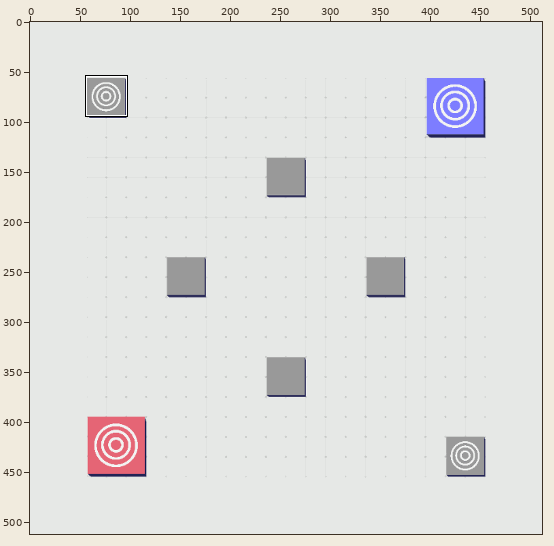
Two states of a sprite sheet, Assets/Resources/Sprites/_smallcross.png. The first picture is a wide view before the edit; the outline marks the close-up.
Close-up. Before the edit:
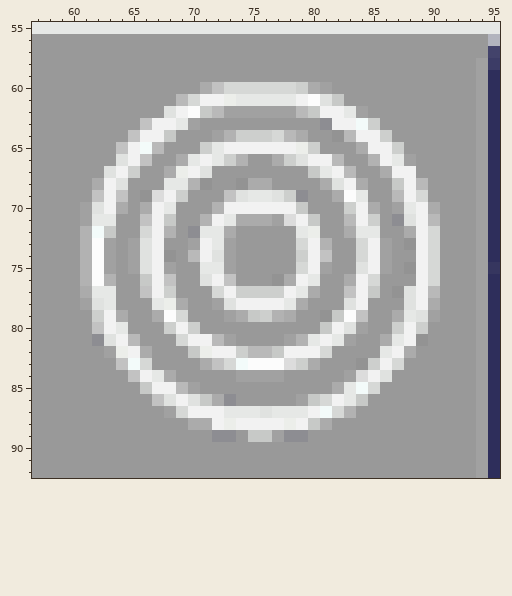
The file is 512x512 pixels. Colours within 5 levels of each other are drawn and written as one. Shown: x 57..95, y 55..92. The commit also changed other parts of the picture, which this record leaves out.
Once edited:
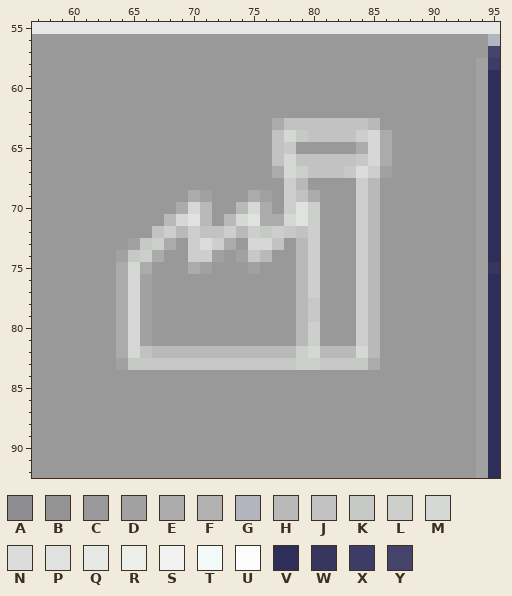
Palette (. is transparent): A #8d8d92  B #939393  C #999999  D #a1a1a1  E #ababab  F #b2b2b2  G #b2b4be  H #b9b9b9  J #c2c2c2  K #c7c9c7  L #cdcfcd  M #d6d8d6  N #dcdcdc  P #e0e2e0  Q #e6e8e6  R #eceeea  S #f2f2f2  T #f3fbfa  U #fcfcfc  V #2e2e5b  W #36365f  X #3c3c66  Y #43436b
Edits made:
@@ x 57..95 @@
 59 CCCCCCCCCCCCCCCCCCCCCCCCCCCCCCCCCCCCCDV
-60 CCCCCCCCCCCCCCEJMMMMMMLEDCCCCCCCCCCCCDV
-61 CCCCCCCCCCCCHMSSRQQQQQSUPKCCCCCCCCCCCDV
-62 CCCCCCCCCCCPSUKHDDDDDDHKSSQDCCCCCCCCCDV
-63 CCCCCCCCCJSSQDCCCCCCCCCCASSTLCCCCCCCCDV
-64 CCCCCCCCJSSKCCCDFLLLMHECCBHSSLCCCCCCCDV
-65 CCCCCCCJSTHCCCLQSSSSSSRLCCCESSLCCCCCCDV
-66 CCCCCCCPSJCCEQSQLFCCELPSSHCCFSQDCCCCCDV
-67 CCCCCCPSLCCERSPCCCCCCCCKQSHCCESSCCCCCDV
-68 CCCCCESPCCCQQFBCCBEECCCCEPSECCKSHCCCCDV
-69 CCCCCJSJCBNSLCCCJPQQPLACCEUQCCHSMCCCCDV
-70 CCCCDPSECESQCCCFSSSSSSKCCCLSECDQSECCCDV
-71 CCCCDQQCCJSKCCFSQEEEDNSKCCHSLCAPSHCCCDV
-72 CCCCFTKCCMSFCAQQECCCCCQRCCEQQCCESMCCCDV
-73 CCCCFUDCDPSCCDSQDCCCCCMSFCCMSDCBSMCCCDV
-74 CCCCFUDCDPSBCHSPDCCCCCLSJCCMSDCCSMCCCDV
-75 CCCCFUDCDPSDCCQQDCCCCCMSDCCPSDCBSMCCCDW
-76 CCCCFUFCCKSJCCPSJCCCBESQCCESMCCCSMCCCDV
-77 CCCCEQQCCJSLCCCMSLLLLSQECCJSKCBPSHCCCDV
-78 CCCCDPQCCCQRECCDPSSSSQECCCPSCCCPSECCCDV
-79 CCCCCLSECCEUMCCCDEKLFECCBKUJCCEQPDCCCDV
-80 CCCCCJSQCCCLSLCCCCCCCCCCKSPDCCLSLCCCCDV
-81 CCCCCAPSHCCCMSSHDCCCCDFQSQDCCEQSBCCCCDV
-82 CCCCCCDRSECCCKRSSLHHKSSSMCCCCQSECCCCCDV
-83 CCCCCCCJTMCCCCEJMTUUUNLECCCBLSMCCCCCCDV
-84 CCCCCCCCJSQECCCCCDDDDCCCCCDNSPCCCCCCCDV
-85 CCCCCCCCCKSSHDCCCCCCCCCCCEQTMCCCCCCCCDV
-86 CCCCCCCCCCJPSPKEACCCCCDKMSQKCCCCCCCCCDV
-87 CCCCCCCCCCCDMSSSQQQPQQQSTMFCCCCCCCCCCDV
-88 CCCCCCCCCCCCCEESRSSSSRSKECCCCCCCCCCCCDV
-89 CCCCCCCCCCCCCCCAACKKDAACCCCCCCCCCCCCCDV
+60 CCCCCCCCCCCCCCCCCCCCCCCCCCCCCCCCCCCCCDV
+61 CCCCCCCCCCCCCCCCCCCCCCCCCCCCCCCCCCCCCDV
+62 CCCCCCCCCCCCCCCCCCCCCCCCCCCCCCCCCCCCCDV
+63 CCCCCCCCCCCCCCCCCCCCEJJJJJJJHCCCCCCCCDV
+64 CCCCCCCCCCCCCCCCCCCCJMKJJJJLMECCCCCCCDV
+65 CCCCCCCCCCCCCCCCCCCCJKCCCCCEMECCCCCCCDV
+66 CCCCCCCCCCCCCCCCCCCCJMJJJJJKMECCCCCCCDV
+67 CCCCCCCCCCCCCCCCCCCCEMLJJJKNLDCCCCCCCDV
+68 CCCCCCCCCCCCCCCCCCCCCLHCCCCLHCCCCCCCCDV
+69 CCCCCCCCCCCCCEDCCCEDCLJECCCLHCCCCCCCCDV
+70 CCCCCCCCCCCCEMHCCHMECLPLCCCLHCCCCCCCCDV
+71 CCCCCCCCCCCHMPHCHMPEEMPLCCCLHCCCCCCCCDV
+72 CCCCCCCCCCJLHLJJLHLKLKJLCCCLHCCCCCCCCDV
+73 CCCCCCCCDKLECLNLECMMJCHLCCCLHCCCCCCCCDV
+74 CCCCCCCDKLECCLLDCDKHCCHLCCCLHCCCCCCCCDV
+75 CCCCCCCEMECCCEDCCCDCCCHLCCCLHCCCCCCCCDW
+76 CCCCCCCEMDCCCCCCCCCCCCHLCCCLHCCCCCCCCDV
+77 CCCCCCCEMDCCCCCCCCCCCCHLCCCLHCCCCCCCCDV
+78 CCCCCCCEMDCCCCCCCCCCCCHKCCCLHCCCCCCCCDV
+79 CCCCCCCEMDCCCCCCCCCCCCHKCCCLHCCCCCCCCDV
+80 CCCCCCCEMDCCCCCCCCCCCCHLCCCLHCCCCCCCCDV
+81 CCCCCCCEMDCCCCCCCCCCCCHLCCCLHCCCCCCCCDV
+82 CCCCCCCEMJHHHHHHHHHHHHLMHHHMHCCCCCCCCDV
+83 CCCCCCCDKKKKKKKKKKKKKKLLKKKKECCCCCCCCDV
+84 CCCCCCCCCCCCCCCCCCCCCCCCCCCCCCCCCCCCCDV
+85 CCCCCCCCCCCCCCCCCCCCCCCCCCCCCCCCCCCCCDV
+86 CCCCCCCCCCCCCCCCCCCCCCCCCCCCCCCCCCCCCDV
+87 CCCCCCCCCCCCCCCCCCCCCCCCCCCCCCCCCCCCCDV
+88 CCCCCCCCCCCCCCCCCCCCCCCCCCCCCCCCCCCCCDV
+89 CCCCCCCCCCCCCCCCCCCCCCCCCCCCCCCCCCCCCDV
 90 CCCCCCCCCCCCCCCCCCCCCCCCCCCCCCCCCCCCCDV
Pixel boxes of the changes (left, top, right, bottom) in both close-ups:
changed: (80, 82, 440, 442)
